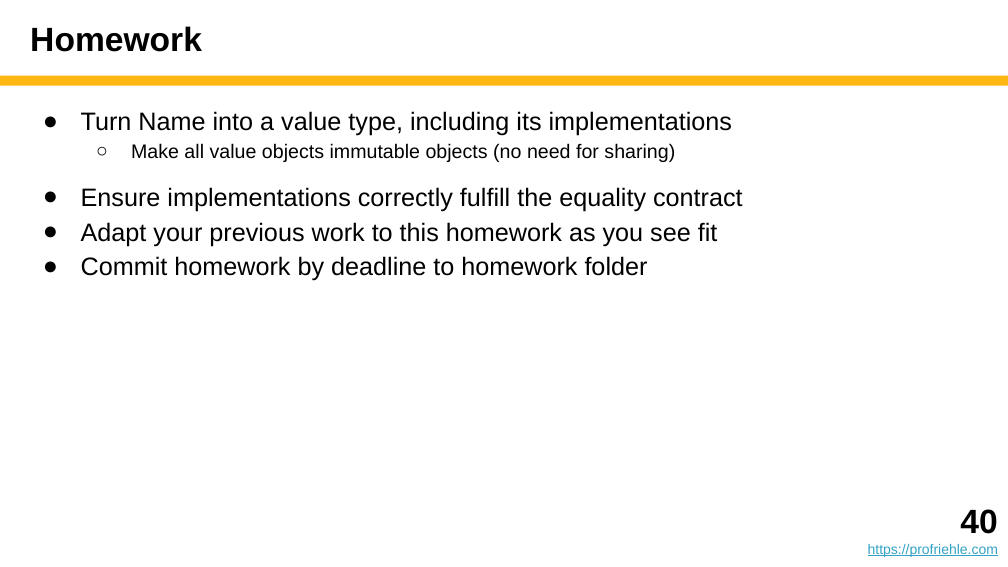
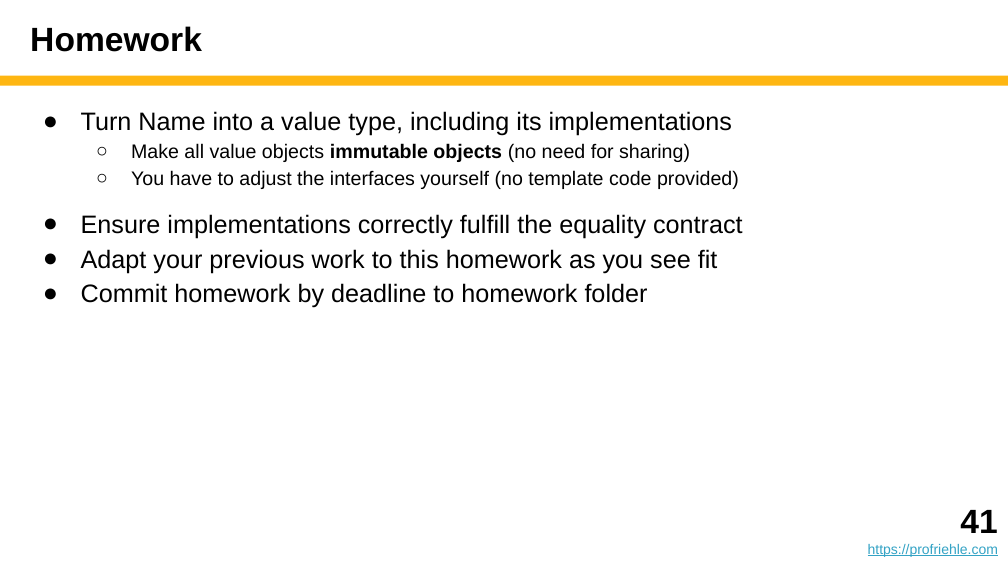
Before and after one commit to dirkriehle/adap-course, a slide deck: slide 41 of Lecture slides/ADAP B06 - Value Objects.pptx (slide 40 before the commit). Drawn at 1008x567 pixels with LibreOffice and Linux fonts; fonts in the diff are those of the drawing. Boxes give left, top, right and bottom in pixels: in the first picture for what was removed or moved away, otherwise in the second. Text is boxed around its words. In the diff, an @@ line names an element or a change of style, - is before the commit and + after.

```diff
--- a/Lecture slides/ADAP B06 - Value Objects.pptx
+++ b/Lecture slides/ADAP B06 - Value Objects.pptx
@@ text at [131,143,690,162]: bold on in "immutable objects" @@
@@ text at [131,170,739,189]: paragraph added @@
+  ○ You have to adjust the interfaces yourself (no template code provided)
@@ text at [960,510,997,533]: text changed @@
-40
+41
```
Also in this commit, not shown: 7 other slides changed, 1 slide added, 1 other file.
